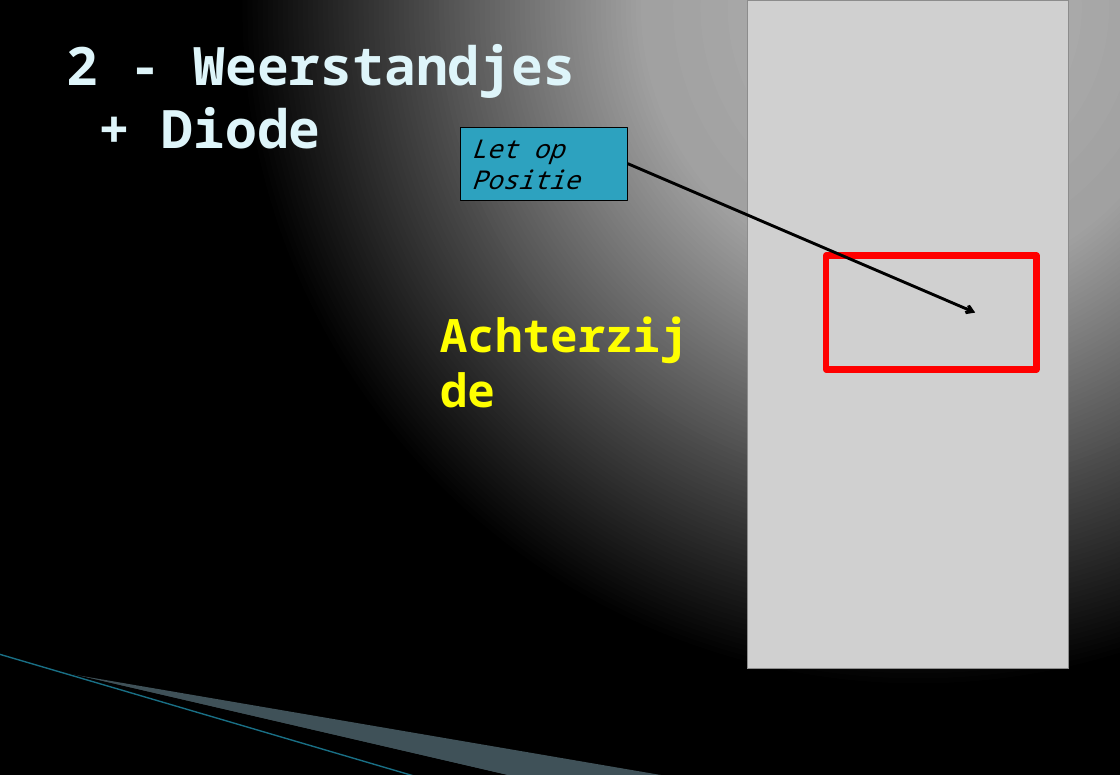
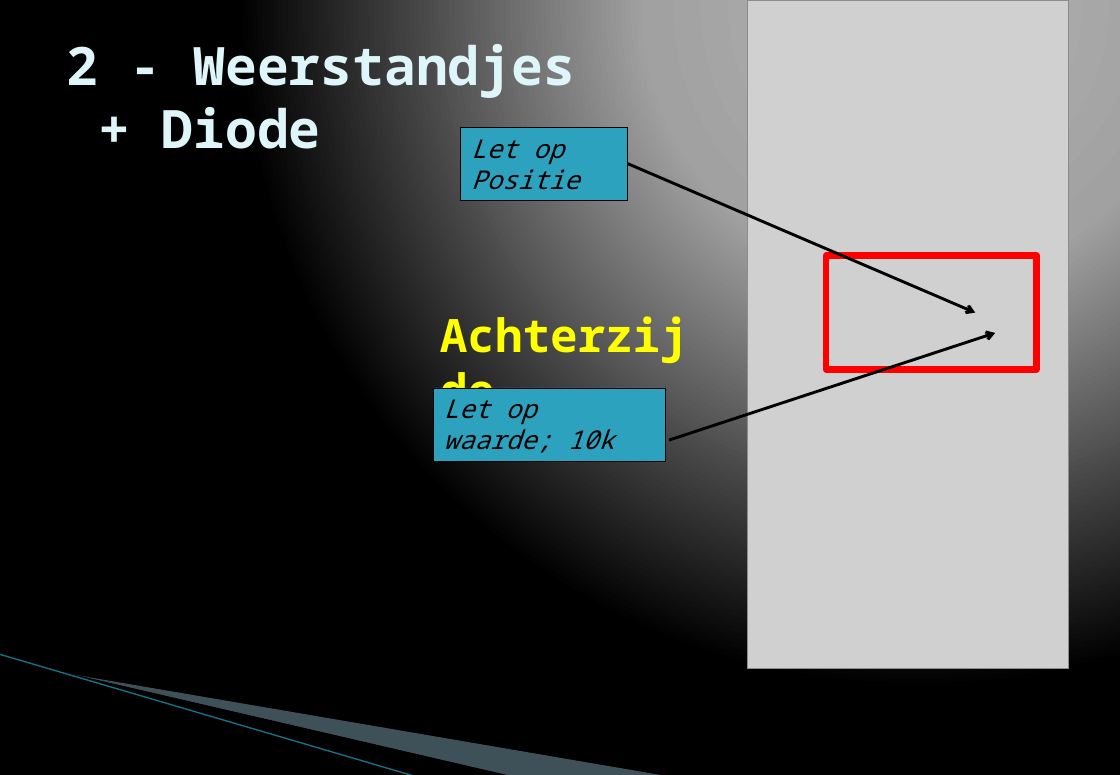
Before and after one commit to TechDenNL/GameConsole, a slide deck: slide 3 of Docs/Presentatie Workshop Solderen/TechDen Montage instructie.pptx. Drawn at 1120x775 pixels with LibreOffice and Linux fonts; fonts in the diff are those of the drawing; grey boxes stand for pictures; background and template pictures are left out. Boxes give left, top, right and bottom in pixels: in the first picture for what was removed or moved away, otherwise in the second. Text is boxed around its words. In the diff, an @@ line names an element or a change of style, - is before the commit and + after.

```diff
--- a/Docs/Presentatie Workshop Solderen/TechDen Montage instructie.pptx
+++ b/Docs/Presentatie Workshop Solderen/TechDen Montage instructie.pptx
@@ arrow added from (669, 441) to (996, 333), #000000 2 pt @@
@@ rectangle added at bbox=[433, 388, 665, 461], fill #2DA2BF, outline #000000 0.5 pt, 18 pt, text #000000, italic @@
+Let op
+waarde; 10k
```
Also in this commit, not shown: 4 other slides changed, 2 other files.
